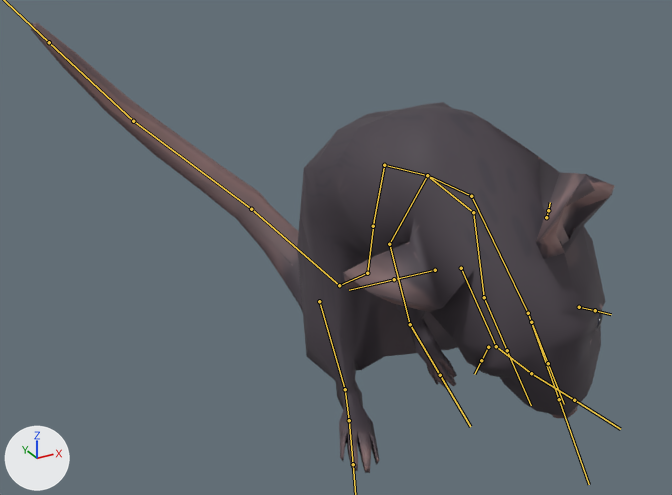
What one commit did to the FBX model Assets/)Our stuff/Models/Rat.fbx.
Rendered twice from a 50 mm lens placed at (-2.23, -3.3, 2.42), pointed at (-0.35, 0.13, 0.71). Lighting does not change. The marker at lower left points along +X, +Y and +Z. Both versions are drawn at frame 85 of the action 'Armature|anim_eating'; the numbers are the values there. The bones that bend it are drawn over the model as lines.

The first picture shows 'rat_obj'.
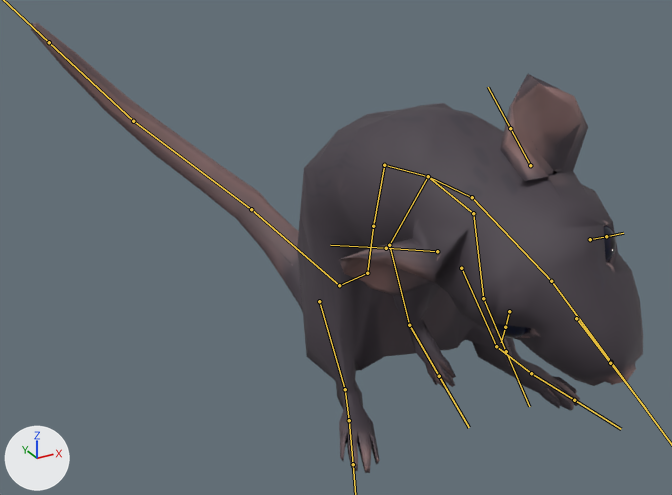
Pixel boxes (x1, y1, x2, y2) of what changed, in the pictures (672 x 495 px):
'rat_obj', posed: before (31, 23, 614, 473); after (31, 23, 643, 473)
bone 'head', root to tip: before (471, 196) to (528, 314); after (472, 197) to (552, 282)

Patch to the scene script:
```diff
--- a/Assets/)Our stuff/Models/Rat.fbx.py
+++ b/Assets/)Our stuff/Models/Rat.fbx.py
@@ bone_head @@
 bone_head = bpy.data.objects['Armature'].pose.bones['head']  # child of 'neck'
-bone_head.rotation_quaternion = (0.853, 0.245, 0.414, 0.203)  # degrees (47, 37, 44)
+bone_head.rotation_quaternion = (0.909, -0.062, 0.377, 0.167)  # degrees (1, 45, 21)
```
